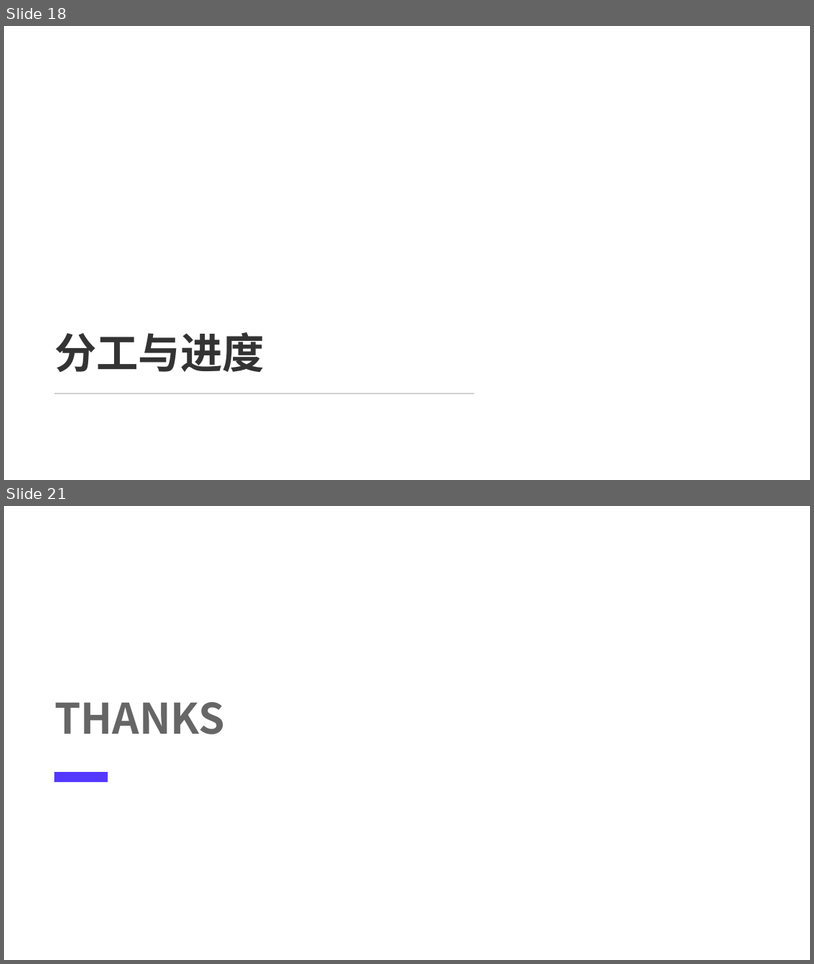
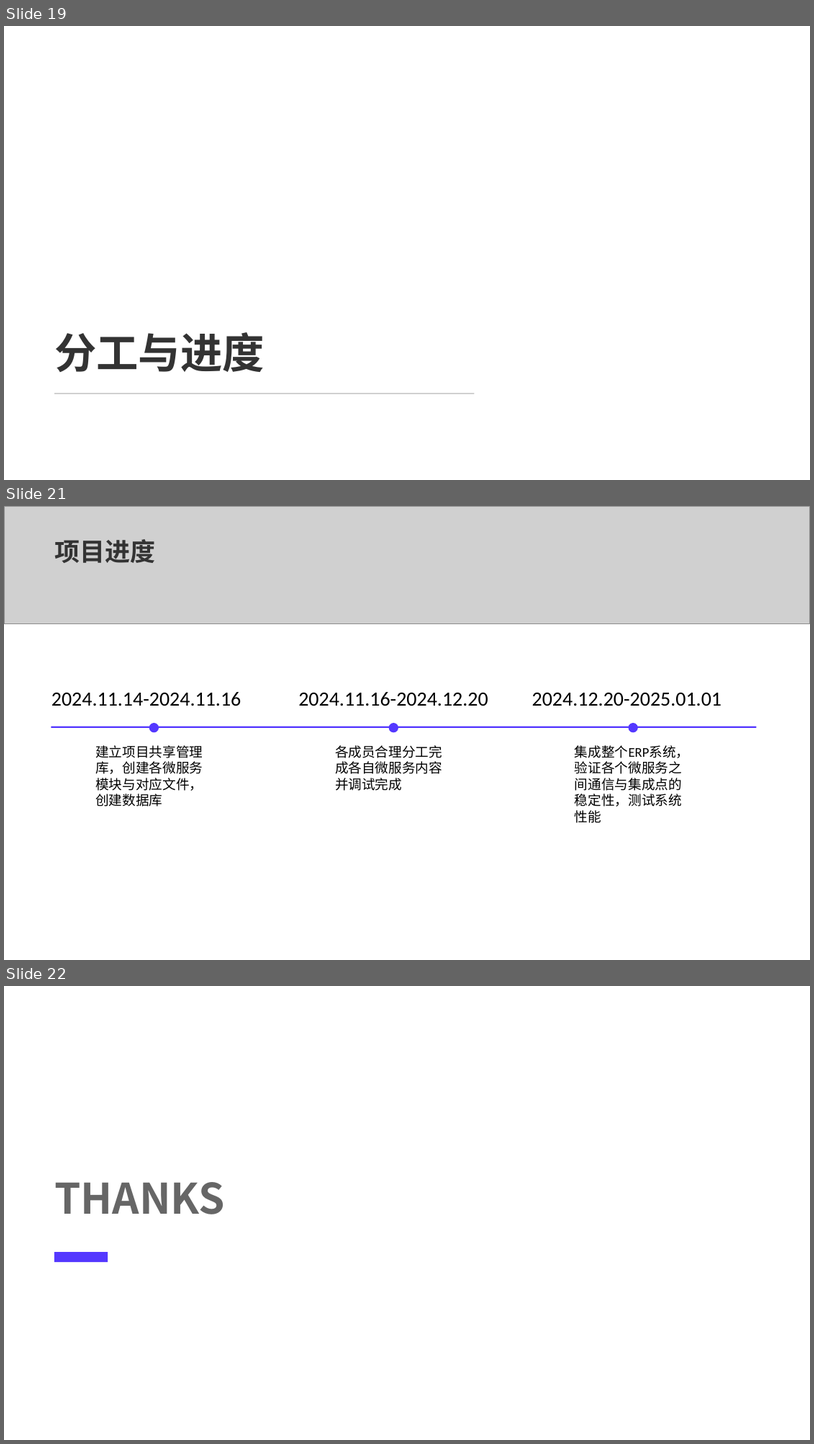
Before and after one commit to anymore131/mini-erp, a slide deck: 基于Spring Cloud的小型ERP系统设计.pptx. Shown one above the other, each under a label of ours: slides 18 and 21 before the commit, slides 19, 21 and 22 after it; the slides between them are not shown. The pictures are 814x964 and 814x1444 pixels, drawn with LibreOffice and Linux fonts; fonts in the diff are those of the drawing; grey boxes stand for pictures; background and template pictures are left out. Boxes give left, top, right and bottom in pixels: in the first picture for what was removed or moved away, otherwise in the second. Text is boxed around its words. In the diff, an @@ line names an element or a change of style, - is before the commit and + after.

Commit message:
ppt

```diff
--- a/基于Spring Cloud的小型ERP系统设计.pptx
+++ b/基于Spring Cloud的小型ERP系统设计.pptx
@@ slide 21 added at (x1=4, y1=506, x2=810, y2=960), background #FFFFFF @@
@@ picture added at (x1=4, y1=506, x2=810, y2=624) @@
@@ text added at (x1=54, y1=539, x2=155, y2=563), 22.5 pt, text #333333, bold @@
+项目进度
@@ text added at (x1=52, y1=692, x2=241, y2=706), 18 pt, text #000000 @@
+2024.11.14-2024.11.16
@@ text added at (x1=298, y1=692, x2=488, y2=706), 18 pt, text #000000 @@
+2024.11.16-2024.12.20
@@ text added at (x1=532, y1=692, x2=722, y2=705), 18 pt, text #000000 @@
+2024.12.20-2025.01.01
@@ rectangle added at (x1=51, y1=726, x2=756, y2=728), fill #5438FF @@
@@ rounded rectangle added at (x1=149, y1=723, x2=159, y2=733), fill #5438FF @@
@@ rounded rectangle added at (x1=388, y1=723, x2=399, y2=733), fill #5438FF @@
@@ rounded rectangle added at (x1=629, y1=723, x2=638, y2=733), fill #5438FF @@
@@ text added at (x1=95, y1=745, x2=203, y2=806), 12 pt, text #000000 @@
+建立项目共享管理库，创建各微服务模块与对应文件，创建数据库
@@ text added at (x1=335, y1=745, x2=442, y2=790), 12 pt, text #000000 @@
+各成员合理分工完成各自微服务内容并调试完成
@@ text added at (x1=575, y1=745, x2=689, y2=823), 12 pt, text #000000 @@
+集成整个ERP系统，验证各个微服务之间通信与集成点的稳定性，测试系统性能
@@ what was slide 18 is now slide 19 @@
@@ what was slide 21 is now slide 22 @@
```
Also in this commit, not shown: 2 other slides added, 2 slides removed.
